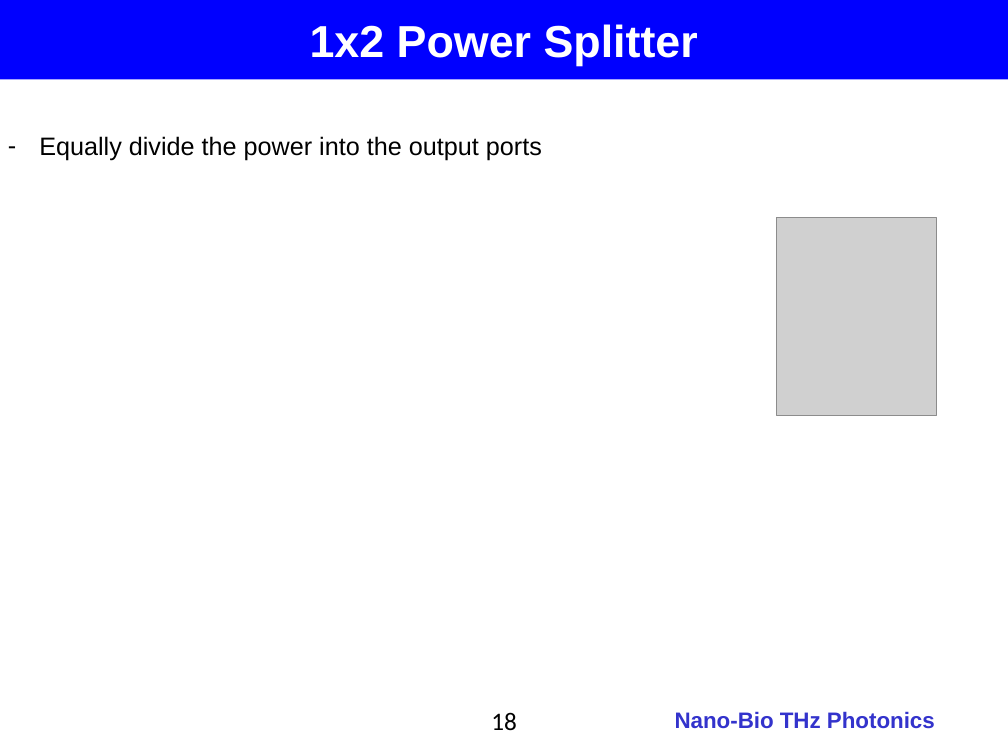
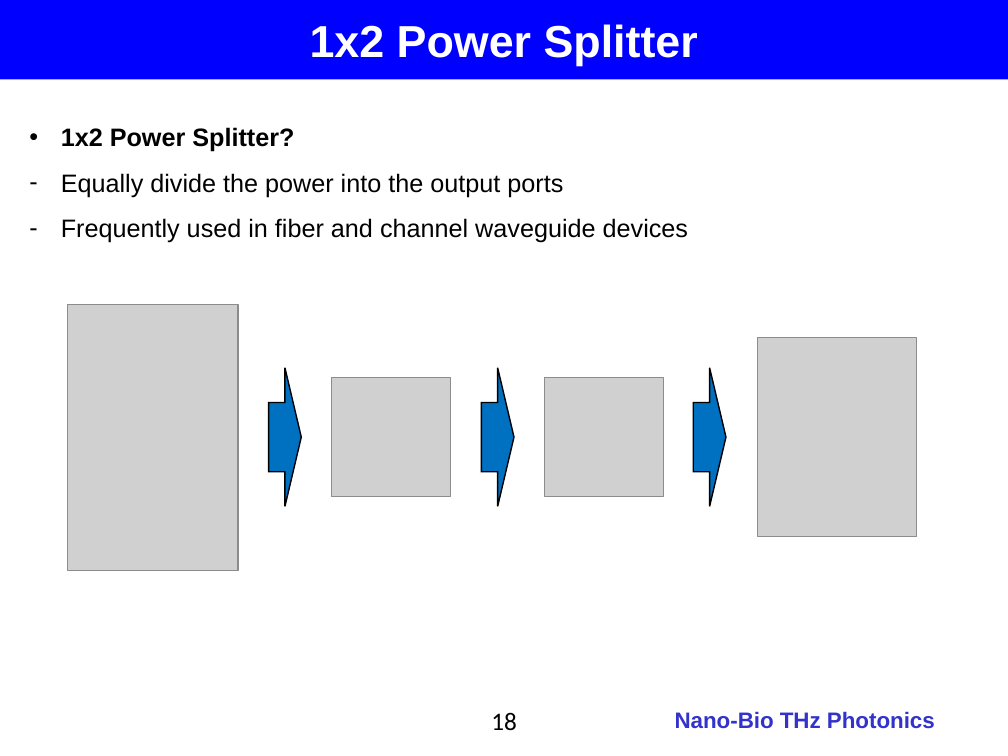
Before and after one commit to jglee96/NBTP_Lab, a slide deck: slide 18 of 개인/석사학위논문/Thesis_Presentation_v2.pptx. Drawn at 1008x756 pixels with LibreOffice and Linux fonts; fonts in the diff are those of the drawing; grey boxes stand for pictures; background and template pictures are left out. Boxes give left, top, right and bottom in pixels: in the first picture for what was removed or moved away, otherwise in the second. Text is boxed around its words. In the diff, an @@ line names an element or a change of style, - is before the commit and + after.

```diff
--- a/개인/석사학위논문/Thesis_Presentation_v2.pptx
+++ b/개인/석사학위논문/Thesis_Presentation_v2.pptx
@@ text "1x2 Power Splitter?": place and size @@
-text "1x2 Power Splitter?" at (39, 136, 542, 161)
+text "1x2 Power Splitter?" at (61, 127, 688, 243)
@@ text at (61, 127, 294, 152): paragraph added @@
+• 1x2 Power Splitter?
@@ text at (61, 218, 688, 243): paragraph added @@
+– Frequently used in fiber and channel waveguide devices
@@ picture added at (68, 304, 238, 571) @@
@@ picture: place and size @@
-picture at (777, 218, 936, 416)
+picture at (757, 338, 916, 536)
@@ down arrow added at (269, 367, 301, 506), fill #0070C0, outline #000000 1 pt @@
@@ picture added at (332, 378, 451, 497) @@
@@ down arrow added at (482, 367, 514, 506), fill #0070C0, outline #000000 1 pt @@
@@ picture added at (545, 378, 664, 497) @@
@@ down arrow added at (694, 367, 726, 506), fill #0070C0, outline #000000 1 pt @@
```
Also in this commit, not shown: 14 other slides changed, 2 slides added, 1 slide removed, 5 other files.
